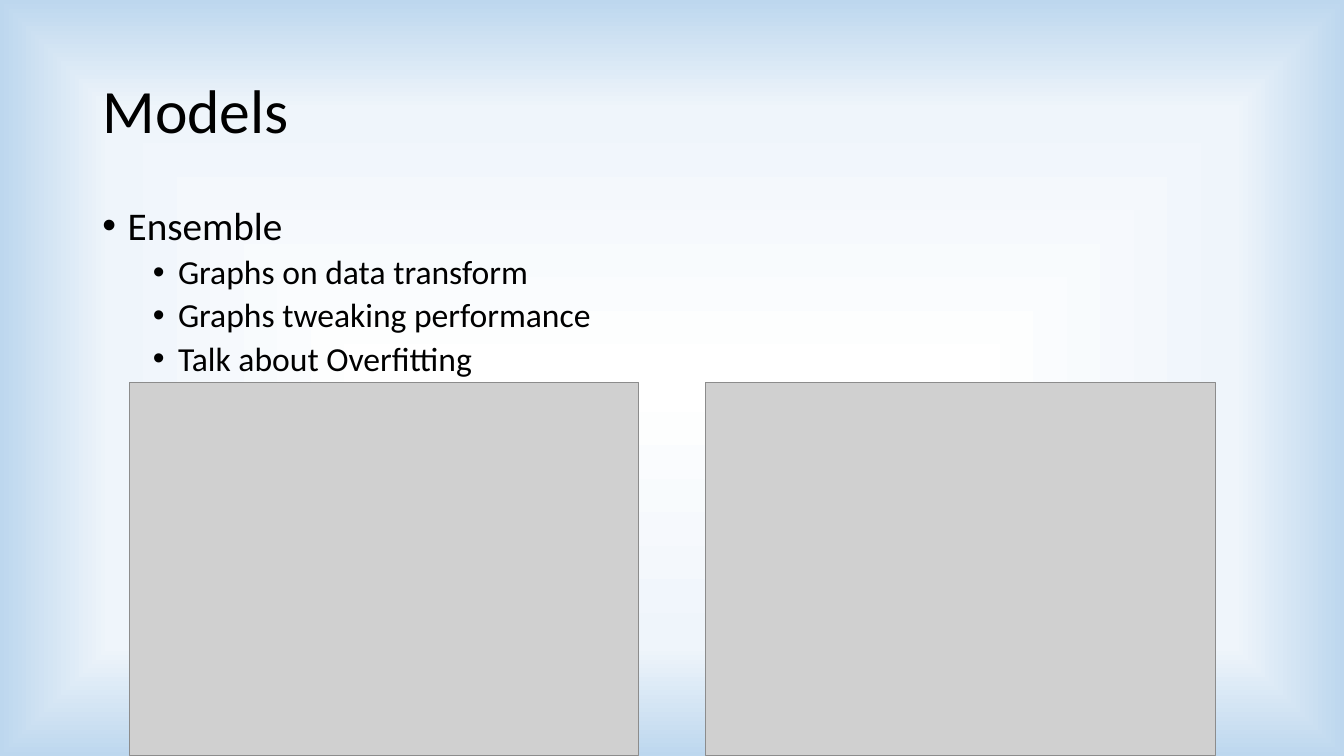
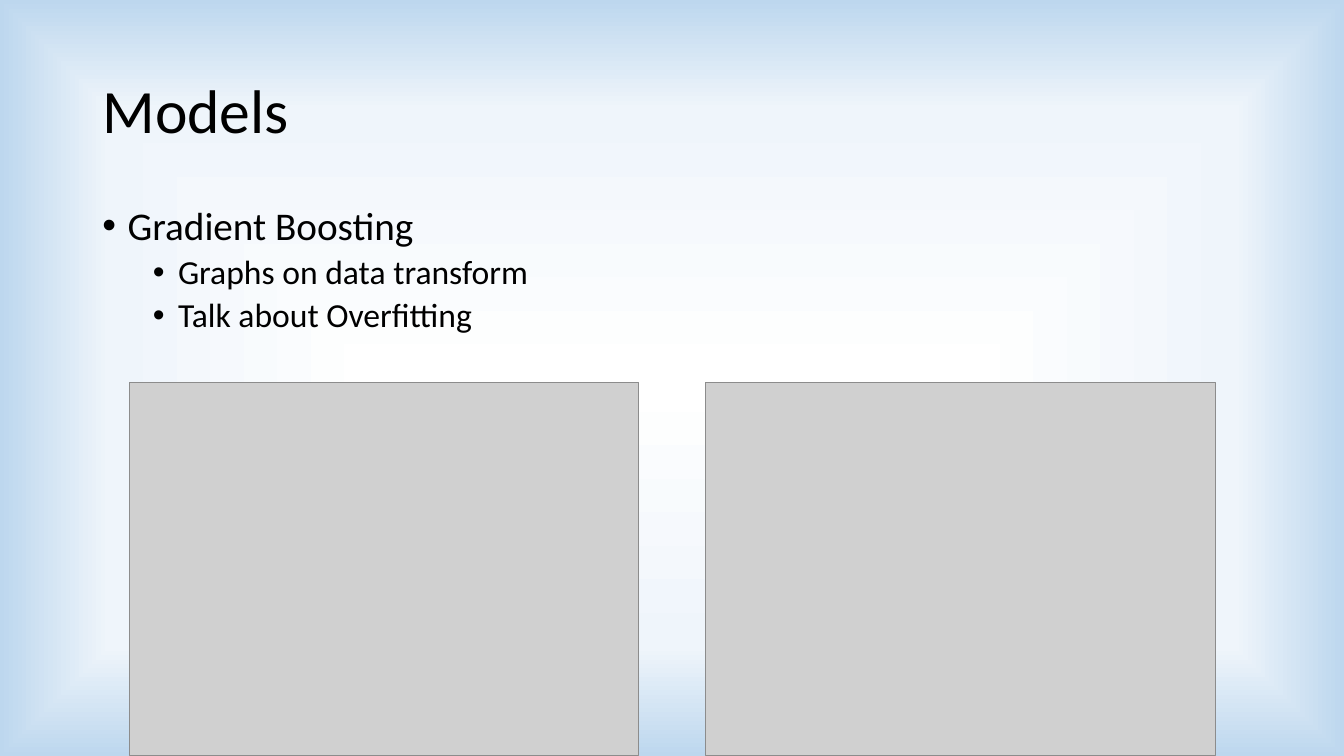
Before and after one commit to akshaymehra24/who-is-more-influential, a slide deck: slide 13 of Predicting Influencers in a Social Network.pptx (slide 11 before the commit). Drawn at 1344x756 pixels with LibreOffice and Linux fonts; fonts in the diff are those of the drawing; grey boxes stand for pictures. Boxes give left, top, right and bottom in pixels: in the first picture for what was removed or moved away, otherwise in the second. Text is boxed around its words. In the diff, an @@ line names an element or a change of style, - is before the commit and + after.

```diff
--- a/Predicting Influencers in a Social Network.pptx
+++ b/Predicting Influencers in a Social Network.pptx
@@ text at bbox=[128, 212, 413, 247]: text changed @@
-• Ensemble
+• Gradient Boosting
@@ text at bbox=[178, 303, 590, 333]: paragraph removed @@
-  • Graphs tweaking performance
```
Also in this commit, not shown: 4 other slides changed, 5 slides added, 2 slides removed, 28 other files.
